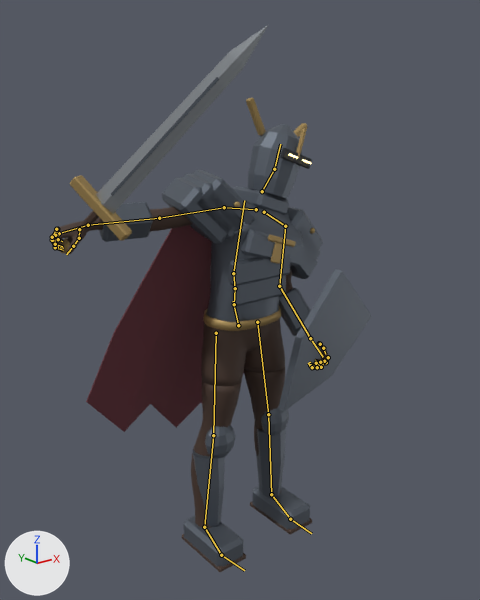
The FBX model MobileGame/Assets/Art/DarkFantasy/Models/Paladin_Man.fbx, before and after one commit.
Rendered twice from a 50 mm camera at (-1.69, -2.13, 1.97) aimed at (-0.08, -0.11, 1.16). Every picture has the same lights, and +X, +Y and +Z are marked at lower left. The first picture is the older version. Both versions are drawn at frame 13 of the action 'Paladin_ManSkeleton|Attack'; the numbers are the values there. The bones that change, and the others that lie on the model, are drawn over the model as lines.

Objects in the first picture: 'Paladin_Man'.
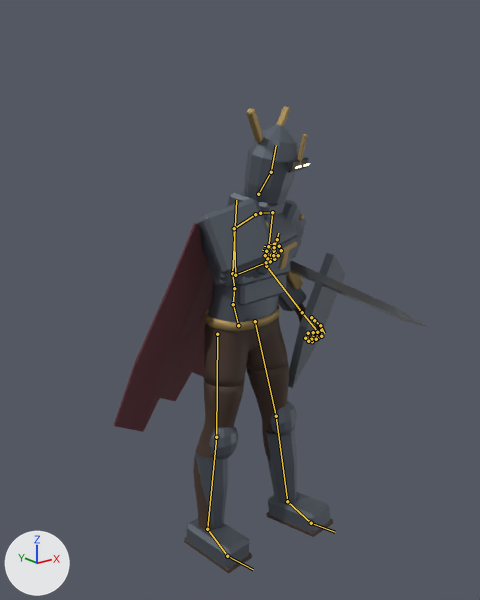
What differs and where, as boxes (x1, y1, x2, y2) in the pictures (480 x 600 px):
'Paladin_Man', posed: before (51, 25, 371, 572); after (114, 106, 428, 573)
bone 'pelvis', root to tip: before (238, 325) to (233, 301); after (238, 325) to (232, 301)
bone 'spine_03', root to tip: before (233, 273) to (244, 200); after (232, 273) to (236, 200)
bone 'upperarm_r', root to tip: before (224, 207) to (159, 218); after (234, 228) to (235, 275)
bone 'lowerarm_r', root to tip: before (159, 218) to (88, 225); after (235, 275) to (266, 262)
bone 'thigh_l', root to tip: before (257, 322) to (268, 414); after (255, 321) to (276, 416)

What changed in the scene script:
```text
Change bone_pelvis:
    where bone_pelvis = bpy.data.objects['Paladin_ManSkeleton'].pose.bones['pelvis']  # child of 'Root'
    bone_pelvis.rotation_quaternion: (1.0, 0.0, 0.0, 0.0) -> (0.999, 0.0, 0.049, 0.018)  # degrees (0, 0, 0) -> degrees (0, 6, 2)
Change bone_spine_03:
    where bone_spine_03 = bpy.data.objects['Paladin_ManSkeleton'].pose.bones['spine_03']  # child of 'spine_02'
    bone_spine_03.rotation_quaternion: (0.986, 0.011, 0.068, -0.153) -> (0.979, 0.103, 0.173, 0.007)  # degrees (0, 8, -18) -> degrees (13, 20, 3)
Change bone_upperarm_r:
    where bone_upperarm_r = bpy.data.objects['Paladin_ManSkeleton'].pose.bones['upperarm_r']  # child of 'clavicle_r'
    bone_upperarm_r.rotation_quaternion: (0.965, -0.137, 0.027, -0.223) -> (0.713, 0.223, -0.382, 0.544)  # degrees (-16, -1, -26) -> degrees (-9, -52, 79)
Change bone_lowerarm_r:
    where bone_lowerarm_r = bpy.data.objects['Paladin_ManSkeleton'].pose.bones['lowerarm_r']  # child of 'upperarm_r'
    bone_lowerarm_r.rotation_quaternion: (0.927, -0.376, 0.0, 0.0) -> (0.966, 0.081, 0.058, 0.238)  # degrees (-44, 0, 0) -> degrees (11, 4, 28)
Change bone_thigh_l:
    where bone_thigh_l = bpy.data.objects['Paladin_ManSkeleton'].pose.bones['thigh_l']  # child of 'pelvis'
    bone_thigh_l.rotation_quaternion: (1.0, 0.0, 0.0, 0.0) -> (0.998, -0.061, -0.006, 0.031)  # degrees (0, 0, 0) -> degrees (-7, -1, 4)
```
